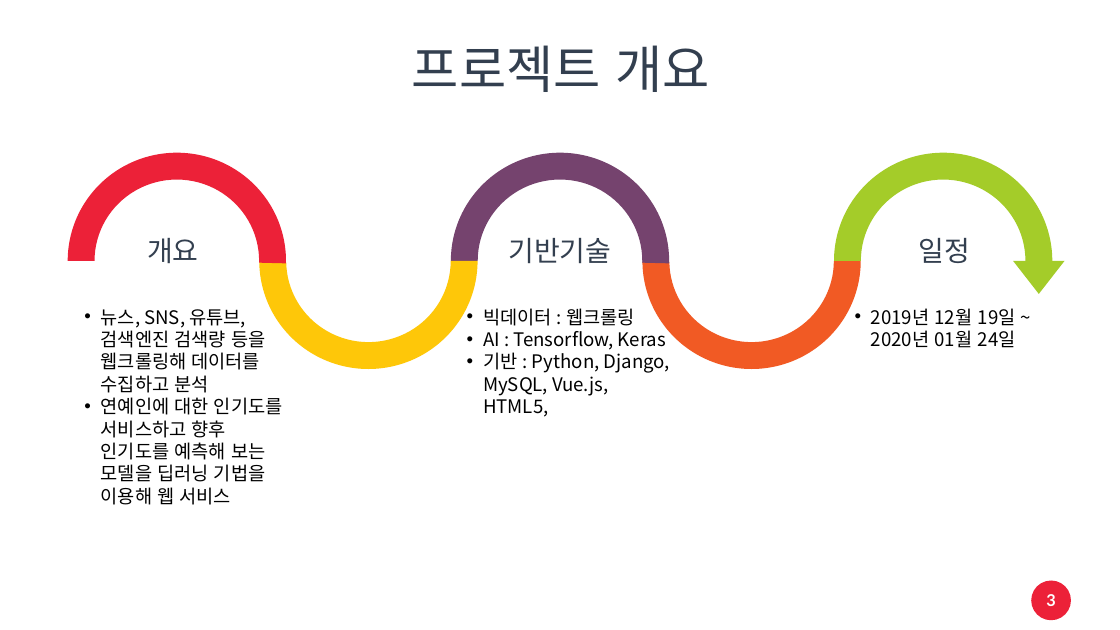
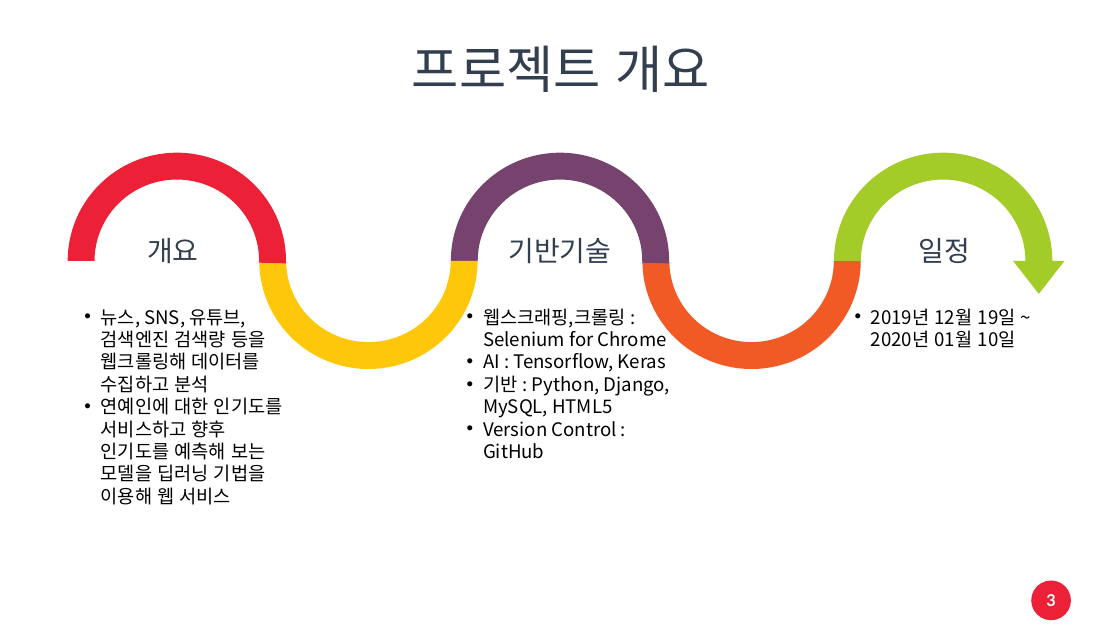
Before and after one commit to linkz73/idol_rank, a slide deck: slide 3 of 자료/프로젝트.pptx. Drawn at 1120x630 pixels with LibreOffice and Linux fonts; fonts in the diff are those of the drawing. Boxes give left, top, right and bottom in pixels: in the first picture for what was removed or moved away, otherwise in the second. Text is boxed around its words. In the diff, an @@ line names an element or a change of style, - is before the commit and + after.

```diff
--- a/자료/프로젝트.pptx
+++ b/자료/프로젝트.pptx
@@ text at box(483, 308, 667, 347): text changed @@
-  • 빅데이터 : 웹크롤링
+  • 웹스크래핑,크롤링 : Selenium for Chrome
@@ text at box(871, 308, 1016, 348): text changed @@
-  • 2019년 12월 19일 ~ 2020년 01월 24일
+  • 2019년 12월 19일 ~ 2020년 01월 10일
@@ text at box(483, 375, 670, 459): text changed @@
-  • 기반 : Python, Django, MySQL, Vue.js, HTML5,
+  • 기반 : Python, Django, MySQL, HTML5
+  • Version Control : GitHub
```
Also in this commit, not shown: 10 other slides changed.
